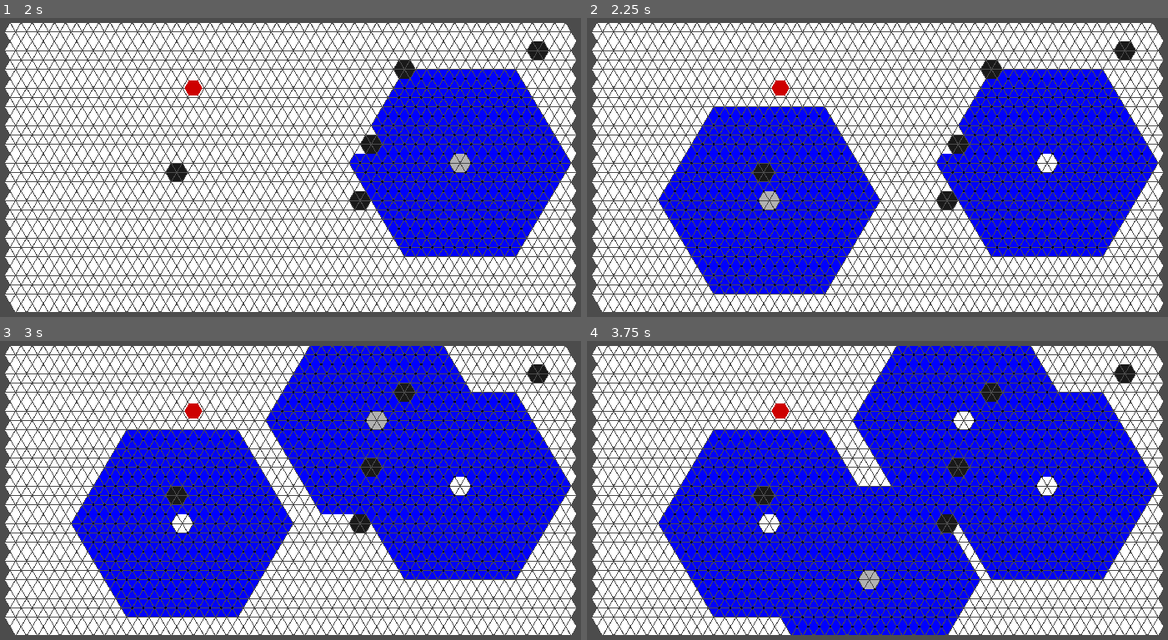
Above: before the commit, frames 1-4 (two rows, left to right).
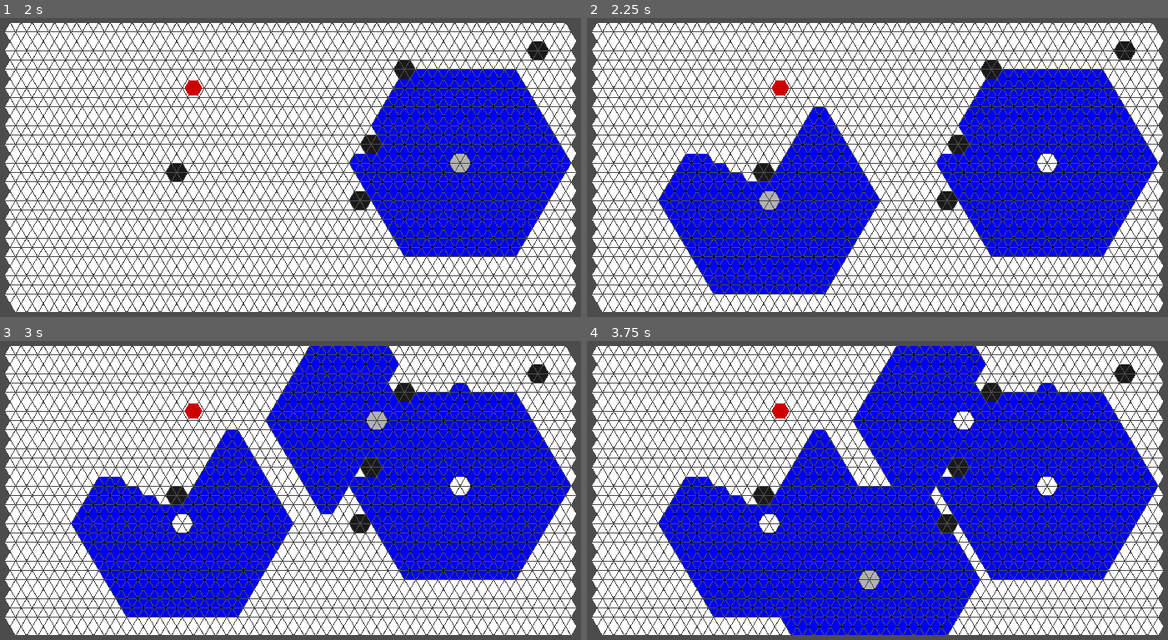
Above: after the commit, the same moments.

Repository: F3lixitas/pousse_pousse_nain
Game: Godot game, scene res://scenes/menu.tscn
Same seed, same stepped clock (60 frames per second), same inputs: the game is played once before the commit and once after it.
Inputs (mouse positions are in pixels of both pictures, inside the frame that each line leads up to):
- Up to frame 1 (2 s): click "Launch game" at 0.5 s; tap Enter at 1.25 s; move the mouse to (458, 164) at 1.27 s; click (458, 164) at 1.42 s
- Up to frame 2 (2.25 s): tap Space at 2 s; move the mouse to (767, 203) at 2.02 s; click (767, 203) at 2.17 s
- Up to frame 3 (3 s): tap Enter at 2.75 s; move the mouse to (383, 424) at 2.77 s; click (383, 424) at 2.92 s
- Up to frame 4 (3.75 s): tap Space at 3.5 s; move the mouse to (865, 583) at 3.52 s; click (865, 583) at 3.67 s

Frame 1 is identical in both runs. In frame 2, 2.7% of the frame differs, in the area x 17-39%, y 29-56%; in frame 3, 4.2%, in the area x 17-81%, y 1-58%; in frame 4, 4.1%.

Commit message:
fonction deplacement update

Diff:
--- a/scripts/deplacement.gd
+++ b/scripts/deplacement.gd
@@ -73,7 +73,39 @@
 							indiceCourant = node.points[indiceCourant].neighbour[dirCourant]
 
 				if pointOperations.checkValidity(indiceCourant, node) == false:
-					print(indiceCourant)
+					# la case est occupé, donc on suppr le chemin et tous les chemins autours qui n'ont pas de point à cet étage
+
+					#Chemin courant
+					cheminsCourant[j].rang = 0
+
+					#Chemin avant
+					var indiceTest = j
+
+					while true:
+						if indiceTest - 1 >= 0:
+							indiceTest = indiceTest - 1
+						else:
+							indiceTest = cheminsCourant.size() - 1
+
+						if cheminsCourant[indiceTest].rang == 0 or etageCourant % cheminsCourant[indiceTest].rang == 0:
+							break
+						else:
+							cheminsCourant[indiceTest].rang = 0
+
+					#Chemin après
+					indiceTest = j
+
+					while true:
+						if indiceTest + 1 < cheminsCourant.size():
+							indiceTest = indiceTest + 1
+						else:
+							indiceTest = 0
+
+						if cheminsCourant[indiceTest].rang == 0 or etageCourant % cheminsCourant[indiceTest].rang == 0:
+							break
+						else:
+							cheminsCourant[indiceTest].rang = 0
+
 				else:
 					indicesOK.append(indiceCourant)
 				#print("indice : ", indiceCourant)
